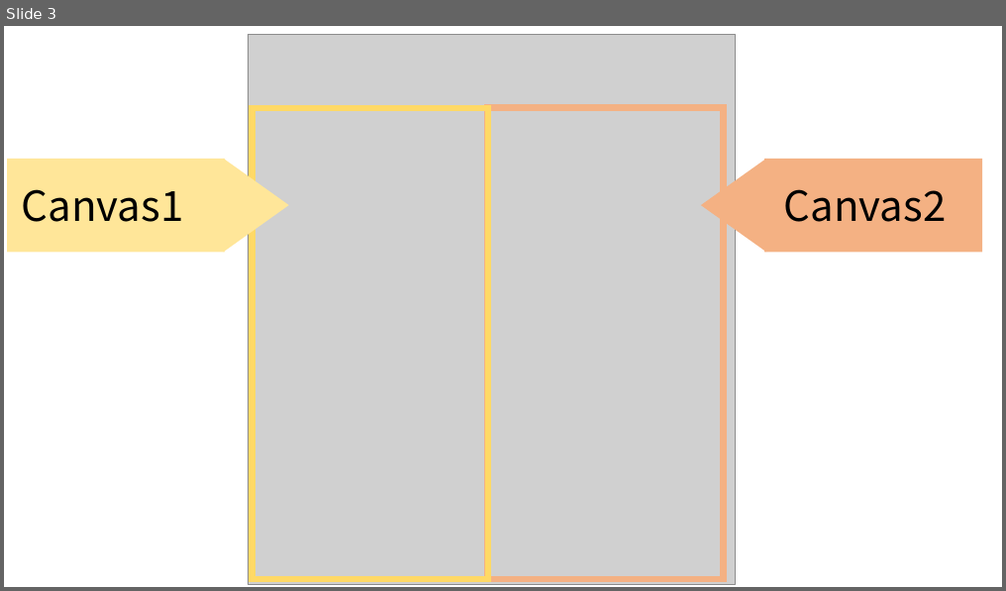
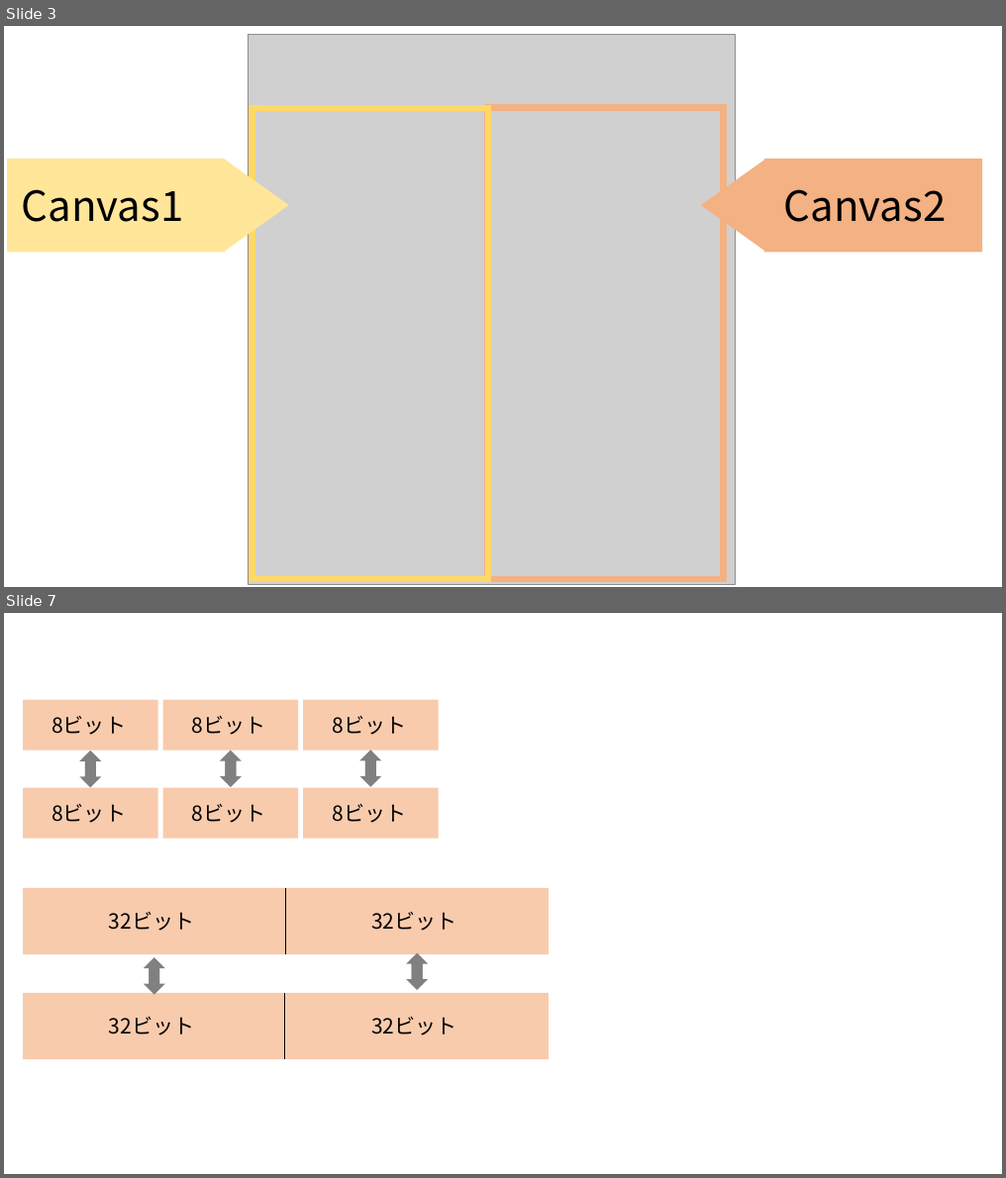
Before and after one commit to okmtaoo/-, a slide deck: 論文に使う画像.pptx. Shown one above the other, each under a label of ours: slide 3 before the commit, slides 3 and 7 after it; the slides between them are not shown. The pictures are 1006x591 and 1006x1178 pixels, drawn with LibreOffice and Linux fonts; fonts in the diff are those of the drawing; grey boxes stand for pictures. Boxes give left, top, right and bottom in pixels: in the first picture for what was removed or moved away, otherwise in the second. Text is boxed around its words. In the diff, an @@ line names an element or a change of style, - is before the commit and + after.

```diff
--- a/論文に使う画像.pptx
+++ b/論文に使う画像.pptx
@@ slide 7 added at box(4, 613, 1002, 1174), background #FFFFFF @@
@@ group added at box(23, 700, 439, 839): 6 rectangles, 6 texts, 6 down arrows @@
+8ビット
+8ビット
+8ビット
+8ビット
+8ビット
+8ビット
@@ group added at box(23, 888, 548, 1059): 4 rectangles, 4 texts, 4 down arrows, 2 lines @@
+32ビット
+32ビット
+32ビット
+32ビット
```
Also in this commit, not shown: 3 slides changed, 18 other files.
